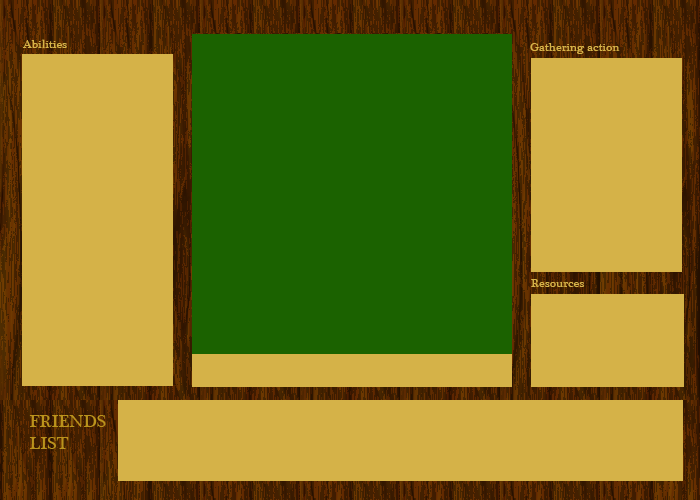
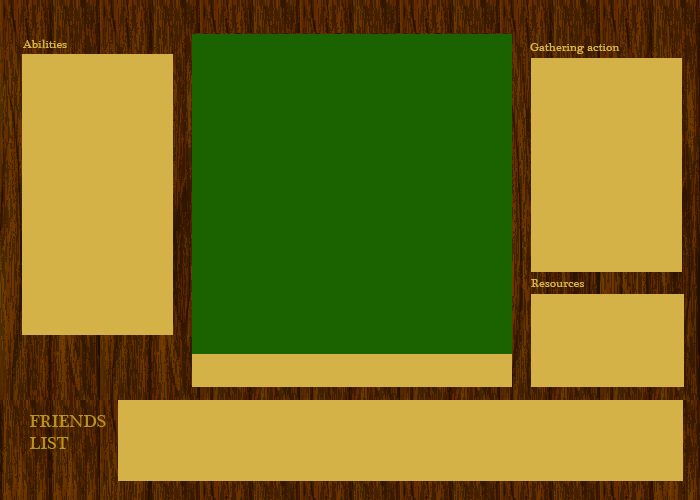
Layer changes from the first 700 × 500 image to the second:
painted on "Layer 17" over left=22, top=335, right=173, bottom=386
